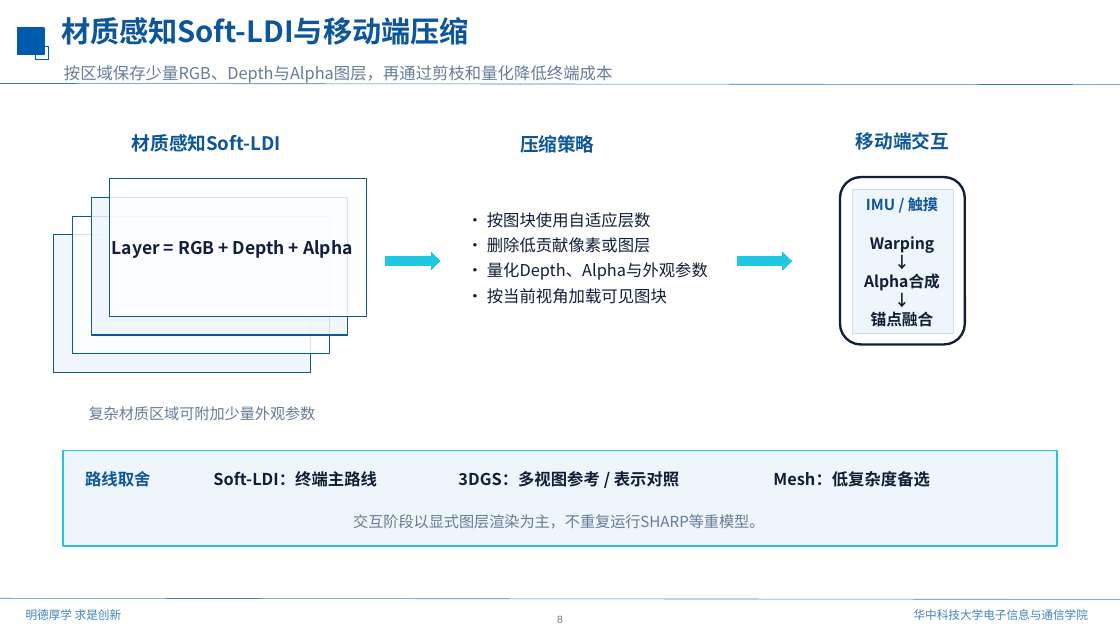
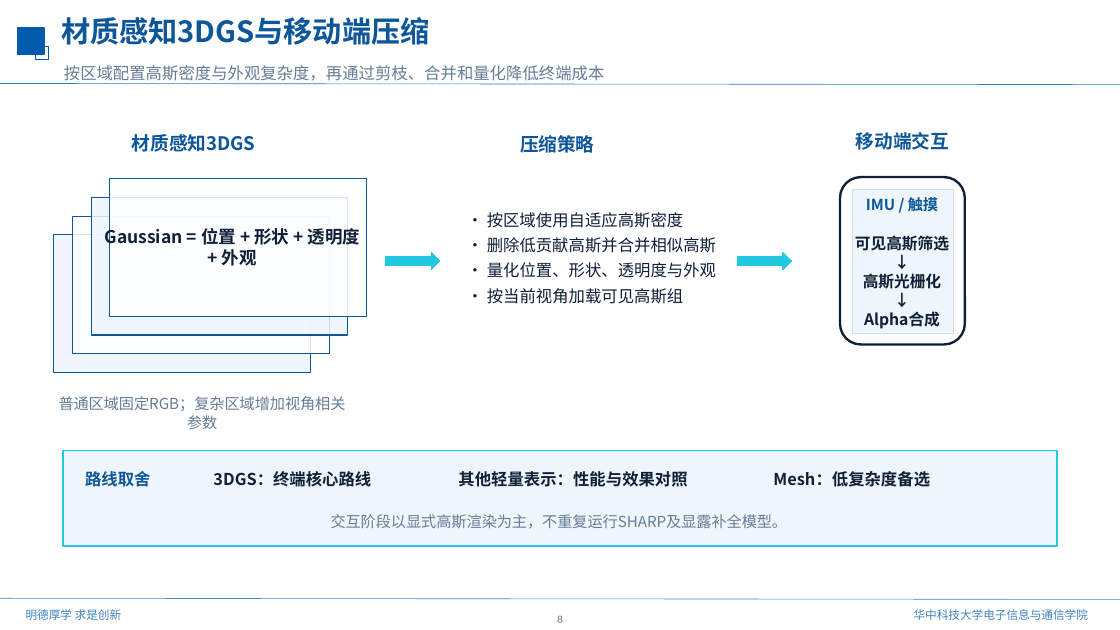
Before and after one commit to mengmcy1/gastric-cbm, a slide deck: slide 8 of 汇报/总体Framework7_22.pptx. Drawn at 1120x630 pixels with LibreOffice and Linux fonts; fonts in the diff are those of the drawing; background and template pictures are left out. Boxes give left, top, right and bottom in pixels: in the first picture for what was removed or moved away, otherwise in the second. Text is boxed around its words. In the diff, an @@ line names an element or a change of style, - is before the commit and + after.

Commit message:
更新 Framework PPT，讲稿重命名，删除旧版 Framework docx

```diff
--- a/汇报/总体Framework7_22.pptx
+++ b/汇报/总体Framework7_22.pptx
@@ text at bbox=[61, 17, 429, 45]: text changed @@
-材质感知Soft-LDI与移动端压缩
+材质感知3DGS与移动端压缩
@@ text at bbox=[64, 65, 604, 84]: text changed @@
-按区域保存少量RGB、Depth与Alpha图层，再通过剪枝和量化降低终端成本
+按区域配置高斯密度与外观复杂度，再通过剪枝、合并和量化降低终端成本
@@ text at bbox=[132, 134, 256, 152]: text changed @@
-材质感知Soft-LDI
+材质感知3DGS
@@ text at bbox=[105, 225, 360, 266]: text changed @@
-Layer = RGB + Depth + Alpha
+Gaussian = 位置 + 形状 + 透明度 + 外观
@@ text at bbox=[487, 212, 716, 304]: text changed @@
-• 按图块使用自适应层数
-• 删除低贡献像素或图层
-• 量化Depth、Alpha与外观参数
-• 按当前视角加载可见图块
+• 按区域使用自适应高斯密度
+• 删除低贡献高斯并合并相似高斯
+• 量化位置、形状、透明度与外观
+• 按当前视角加载可见高斯组
@@ text at bbox=[855, 235, 949, 289]: text changed @@
-Warping
+可见高斯筛选
+↓
+高斯光栅化
@@ text at bbox=[871, 311, 934, 327]: paragraphs removed @@
-↓
-锚点融合
@@ text at bbox=[59, 396, 346, 429]: text changed @@
-复杂材质区域可附加少量外观参数
+普通区域固定RGB；复杂区域增加视角相关参数
@@ text at bbox=[213, 471, 371, 487]: text changed @@
-Soft-LDI：终端主路线
+3DGS：终端核心路线
@@ text at bbox=[458, 471, 687, 487]: text changed @@
-3DGS：多视图参考 / 表示对照
+其他轻量表示：性能与效果对照
@@ text at bbox=[331, 514, 788, 529]: text changed @@
-交互阶段以显式图层渲染为主，不重复运行SHARP等重模型。
+交互阶段以显式高斯渲染为主，不重复运行SHARP及显露补全模型。
```
Also in this commit, not shown: 7 other slides changed, 3 other files.
